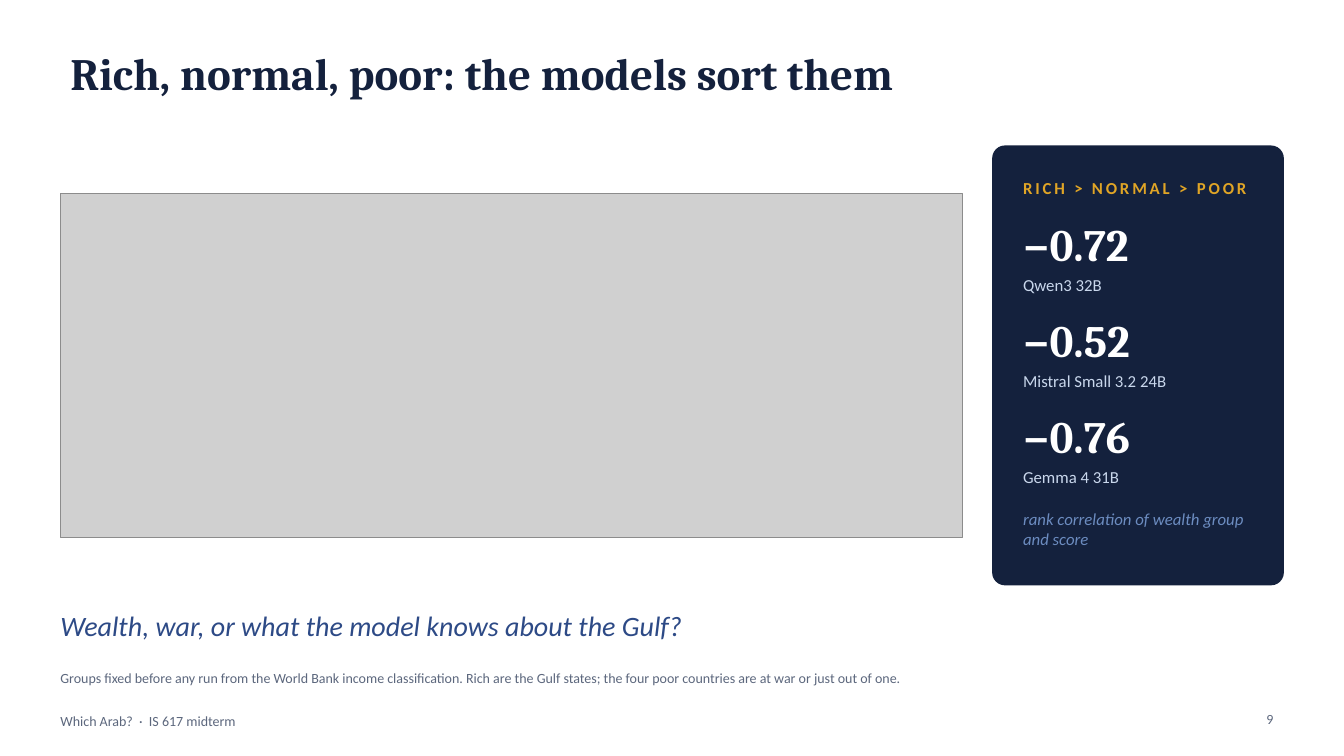
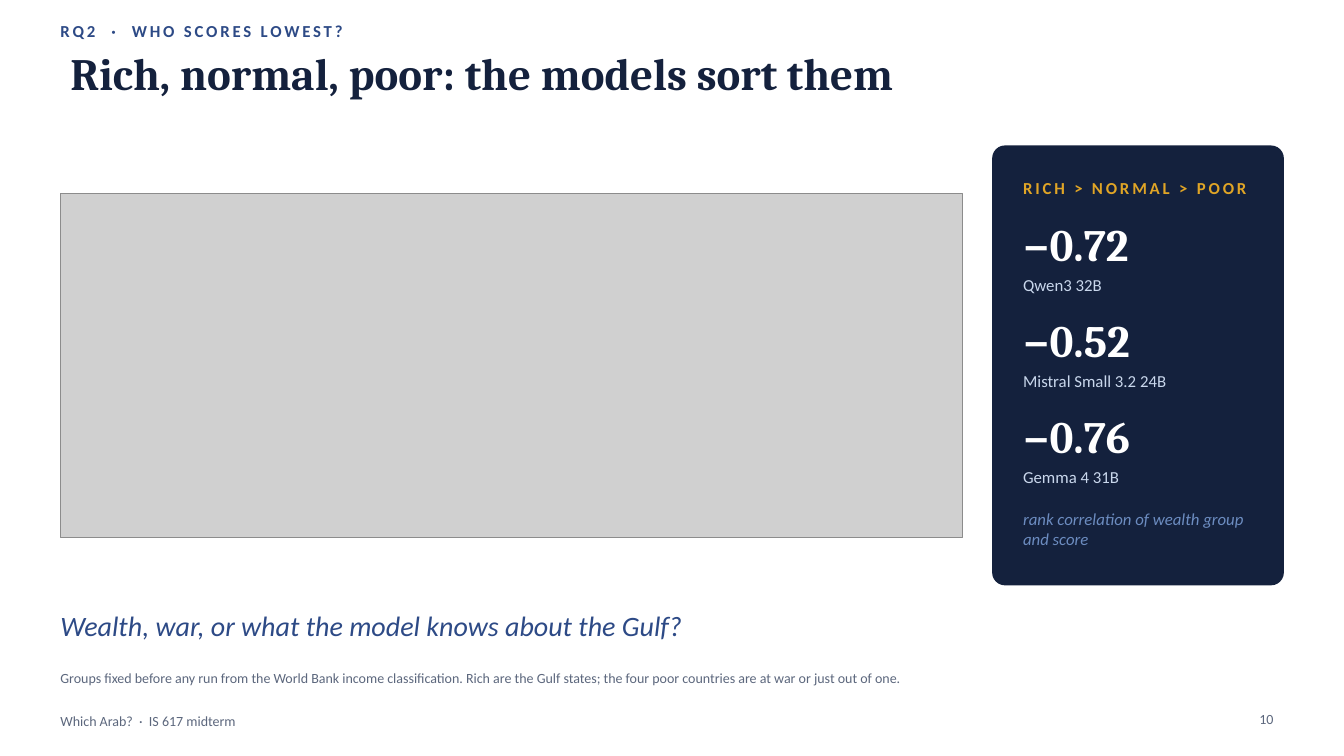
Before and after one commit to BlackSamuron0305/IS617-LLM4ES-WORK, a slide deck: slide 10 of paper/second_presentation/midterm.pptx (slide 9 before the commit). Drawn at 1344x756 pixels with LibreOffice and Linux fonts; fonts in the diff are those of the drawing; grey boxes stand for pictures. Boxes give left, top, right and bottom in pixels: in the first picture for what was removed or moved away, otherwise in the second. Text is boxed around its words. In the diff, an @@ line names an element or a change of style, - is before the commit and + after.

```diff
--- a/paper/second_presentation/midterm.pptx
+++ b/paper/second_presentation/midterm.pptx
@@ text added at box(60, 25, 343, 39), 12 pt, text #2D4A86, bold @@
+RQ2 · WHO SCORES LOWEST?
@@ page number at box(1259, 715, 1273, 724): text changed @@
-9
+10
```
Also in this commit, not shown: 7 other slides changed, 9 slides added, 1 slide removed, 8 other files.
